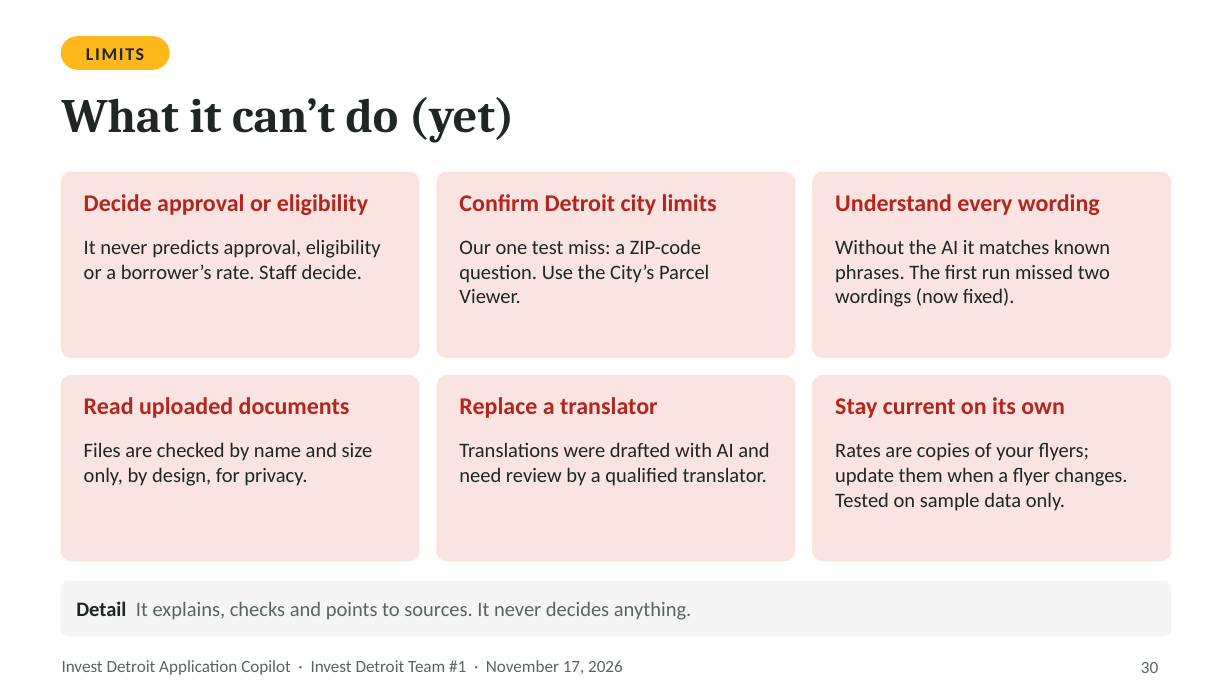
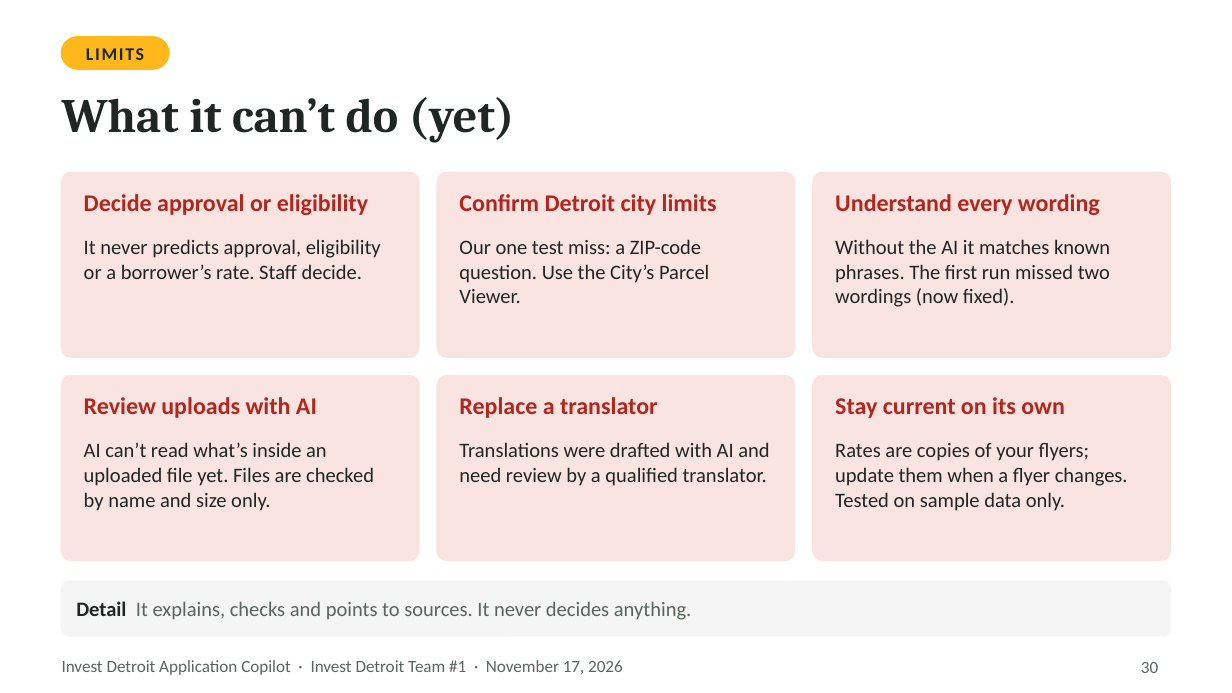
Before and after one commit to Ross-Business-Tech/Invest-Detroit-Project-1, a slide deck: slide 30 of docs/slides/Invest-Detroit-Copilot-Client-Deck.pptx. Drawn at 1232x693 pixels with LibreOffice and Linux fonts; fonts in the diff are those of the drawing. Boxes give left, top, right and bottom in pixels: in the first picture for what was removed or moved away, otherwise in the second. Text is boxed around its words. In the diff, an @@ line names an element or a change of style, - is before the commit and + after.

```diff
--- a/docs/slides/Invest-Detroit-Copilot-Client-Deck.pptx
+++ b/docs/slides/Invest-Detroit-Copilot-Client-Deck.pptx
@@ text at (84,397,317,418): text changed @@
-Read uploaded documents
+Review uploads with AI
@@ text at (84,442,374,511): text changed @@
-Files are checked by name and size only, by design, for privacy.
+AI can’t read what’s inside an uploaded file yet. Files are checked by name and size only.
```
Also in this commit, not shown: 2 other files.
